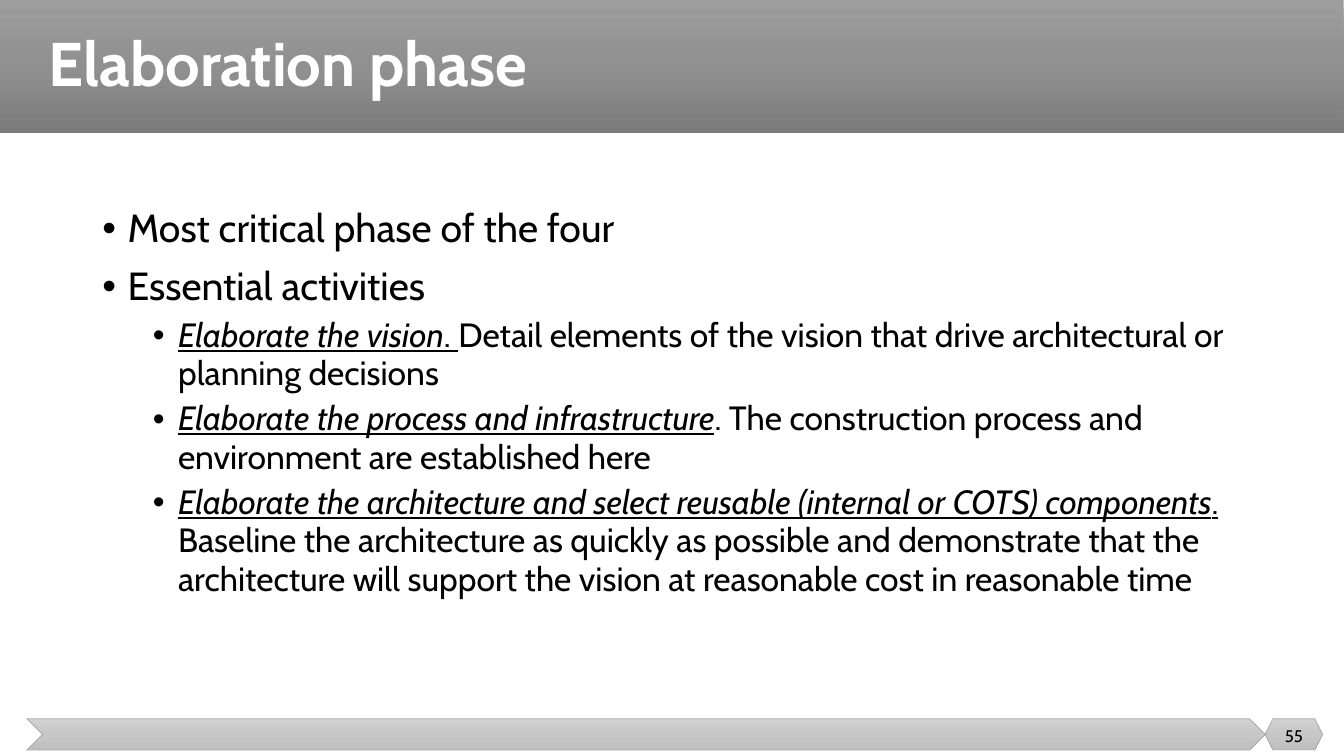
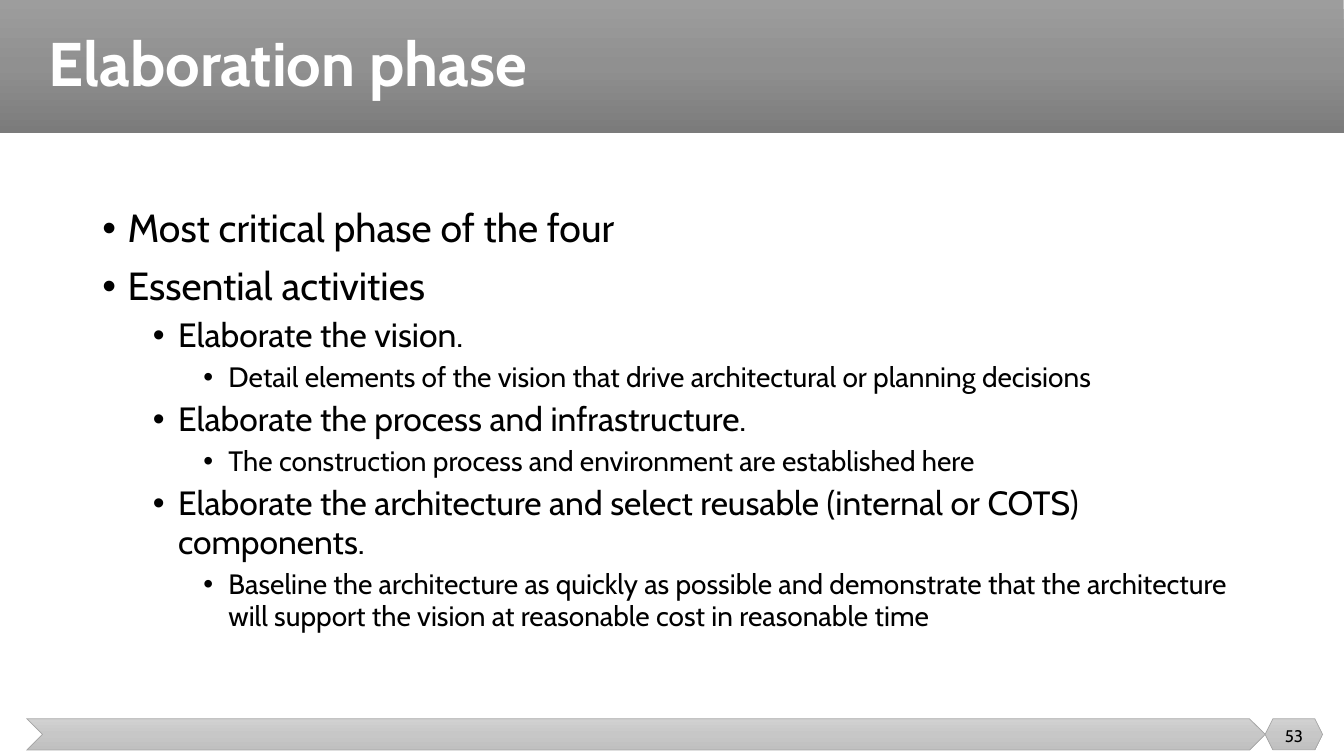
Before and after one commit to malenezi/malenezi, a slide deck: slide 53 of SE423/Lectures/2-SE Context/Project Management and SE Context.pptx (slide 55 before the commit). Drawn at 1344x756 pixels with LibreOffice and Linux fonts; fonts in the diff are those of the drawing. Boxes give left, top, right and bottom in pixels: in the first picture for what was removed or moved away, otherwise in the second. Text is boxed around its words. In the diff, an @@ line names an element or a change of style, - is before the commit and + after.

```diff
--- a/SE423/Lectures/2-SE Context/Project Management and SE Context.pptx
+++ b/SE423/Lectures/2-SE Context/Project Management and SE Context.pptx
@@ text at [178, 321, 1227, 632]: text changed; size 24 to 20 pt @@
-  • Elaborate the vision. Detail elements of the vision that drive architectural or planning decisions
-  • Elaborate the process and infrastructure. The construction process and environment are established here
-  • Elaborate the architecture and select reusable (internal or COTS) components. Baseline the architecture as quickly as possible and demonstrate that the architecture will support the vision at reasonable cost in reasonable time
+  • Elaborate the vision.
+    • Detail elements of the vision that drive architectural or planning decisions
+  • Elaborate the process and infrastructure.
+    • The construction process and environment are established here
+  • Elaborate the architecture and select reusable (internal or COTS) components.
+    • Baseline the architecture as quickly as possible and demonstrate that the architecture will support the vision at reasonable cost in reasonable time
@@ page number at [1285, 730, 1303, 742]: text changed @@
-55
+53
```
Also in this commit, not shown: 56 other slides changed, 1 slide added, 15 slides removed, 7 other files.
